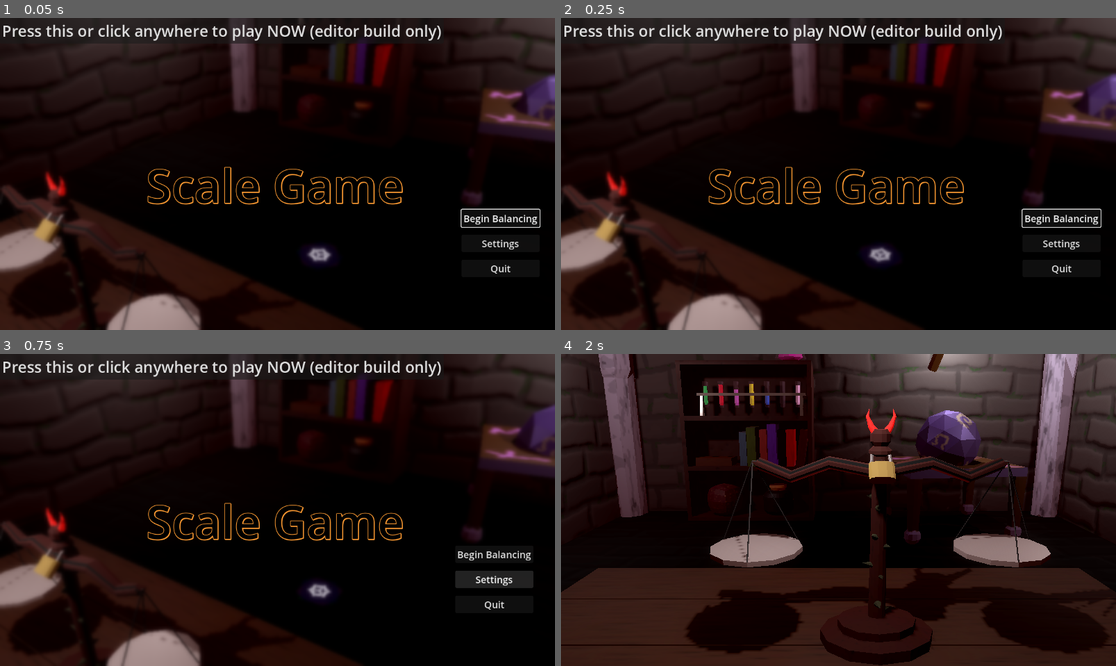
Above: before the commit, frames 1-4 (two rows, left to right).
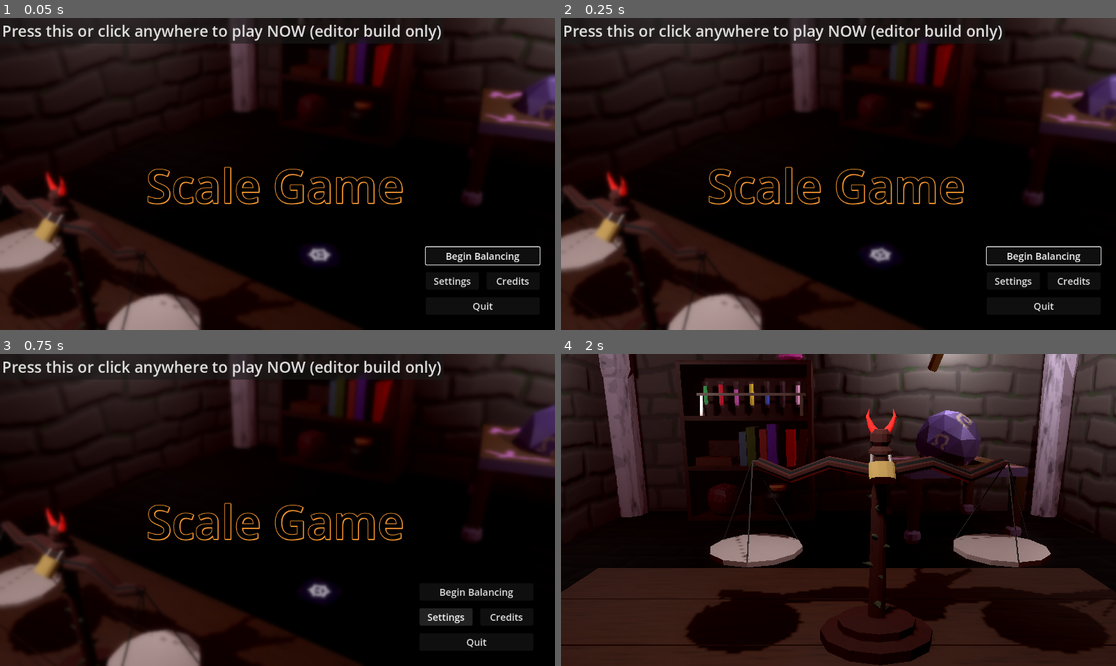
Above: after the commit, the same moments.

Repository: camd67/scale-game
Game: Godot game, scene res://scene/main/main.tscn
Same seed, same stepped clock (60 frames per second), same inputs: the game is played once before the commit and once after it. Sound files missing from this copy of the repository are replaced by a short silence.
Inputs (mouse positions are in pixels of both pictures, inside the frame that each line leads up to):
- Up to frame 1 (0.05 s): no input
- Up to frame 2 (0.25 s): no input
- Up to frame 3 (0.75 s): click "Settings" at 0.5 s
- Up to frame 4 (2 s): move the mouse to (960, 494) at 1.27 s; click (960, 494) at 1.42 s

The runs differ from the first frame. In frame 1, 1.1% of the frame differs, in the area x 76-98%, y 61-94%; in frame 2, 1.1%; in frame 3, 1.6%, in the area x 75-97%, y 63-94%; in frame 4, nothing differs.

Commit message:
Add credits page

Diff:
--- a/scene/ui/credits/credits_data.gd
+++ b/scene/ui/credits/credits_data.gd
@@ -1,5 +1,29 @@
-const third_party_assets = [
+class_name CreditsData
+
+static var developers := [
+	["CamD67", "Programming, VFX, UI"],
+	["TekTiteToe", "Audio, Programming"],
+	["Imbajoe", "3D Assets, Programming"],
+]
+
+static var third_party_assets := [
 	["Particle VFX textures", "https://www.kenney.nl/assets/particle-pack"],
-	["Fire Crackle SFX - TheWoodlandNomad", "https://freesound.org/people/TheWoodlandNomad/sounds/363093/"],
-	["Planet textures", "https://www.solarsystemscope.com"]
+	["Fire Crackle SFX", "https://freesound.org/people/TheWoodlandNomad/sounds/363093/"],
+	["Planet textures", "https://www.solarsystemscope.com", "CC BY 4.0", "https://creativecommons.org/licenses/by/4.0/"]
 ]
+
+
+static func get_credits_data() -> Array:
+	# Credits data will dynamically appear in the credits page of the main menu.
+	# Must be two string elements, with an optional 3rd for license link and 4th for text
+	var credits := []
+
+	credits.append(["GMTK Jam Developers", ""])
+	# What better way to make sure we're all equally shown first than to leave it up to RNG
+	developers.shuffle()
+	credits.append_array(developers)
+
+	credits.append(["Third party assets", ""])
+	credits.append_array(third_party_assets)
+
+	return credits
--- /dev/null
+++ b/scene/ui/main_menu/credits_margin.gd
@@ -0,0 +1,38 @@
+extends MarginContainer
+
+@onready var settings_section: VBoxContainer = %SettingsSection
+
+func _ready() -> void:
+	var credit_data := CreditsData.get_credits_data()
+	# Reverse the credits since we push them all back to index 0 (which re-reverses it)
+	credit_data.reverse()
+
+	for section: Array in credit_data:
+		var hbox := HBoxContainer.new()
+		hbox.add_theme_constant_override("separation", 16)
+
+		var left_label := Label.new()
+		left_label.text = section[0]
+		hbox.add_child(left_label)
+
+		hbox.add_spacer(false)
+
+		var right_label := Label.new()
+		right_label.text = section[1]
+		right_label.size_flags_horizontal = Control.SIZE_EXPAND_FILL
+		right_label.horizontal_alignment = HORIZONTAL_ALIGNMENT_RIGHT
+		hbox.add_child(right_label)
+
+		if right_label.text == "":
+			# Assume that credits without right text are headers
+			left_label.add_theme_font_size_override("font_size", 24)
+
+		if section.size() > 2:
+			# add link in
+			var link := LinkButton.new()
+			link.text = section[2]
+			link.uri = section[3]
+			hbox.add_child(link)
+
+		settings_section.add_child(hbox)
+		settings_section.move_child(hbox, 0)
--- a/scene/ui/main_menu/main_menu.gd
+++ b/scene/ui/main_menu/main_menu.gd
@@ -7,6 +7,8 @@
 @onready var play_button: Button = %PlayButton
 @onready var settings_button: Button = %SettingsButton
 @onready var quit_button: Button = %QuitButton
+@onready var credits_button: Button = %CreditsButton
+@onready var credits_back_button: Button = %CreditsBackButton
 
 
 func _ready() -> void:
@@ -27,6 +29,8 @@
 	settings_button.pressed.connect(_on_settings_button_pressed)
 	quit_button.pressed.connect(_on_quit_button_pressed)
 	settings_back_button.pressed.connect(on_settings_back_button_pressed)
+	credits_back_button.pressed.connect(on_credits_back_pressed)
+	credits_button.pressed.connect(on_credits_pressed)
 
 	get_tree().root.get_viewport().size_changed.connect(on_viewport_size_changed)
 
@@ -42,6 +46,9 @@
 	settings_button.disabled = true
 	play_button.disabled = true
 	quit_button.disabled = true
+	credits_button.disabled = true
+	credits_back_button.disabled = true
+	settings_back_button.disabled = true
 	animation_player.play("remove_main_menu")
 	GameEvents.emit_play_pressed()
 
@@ -56,6 +63,16 @@
 	play_button.grab_focus()
 
 
+func on_credits_back_pressed() -> void:
+	animation_player.play_backwards("credits_in")
+	play_button.grab_focus()
+
+
+func on_credits_pressed() -> void:
+	animation_player.play("credits_in")
+	credits_back_button.grab_focus()
+
+
 func _on_quit_button_pressed() -> void:
 	get_tree().quit()
 
--- a/scene/ui/main_menu/main_menu.tscn
+++ b/scene/ui/main_menu/main_menu.tscn
@@ -1,8 +1,9 @@
-[gd_scene load_steps=12 format=3 uid="uid://dhgqdwpcy37iw"]
+[gd_scene load_steps=15 format=3 uid="uid://dhgqdwpcy37iw"]
 
 [ext_resource type="Script" path="res://scene/ui/main_menu/main_menu.gd" id="1_ay1vl"]
 [ext_resource type="Shader" path="res://scene/ui/main_menu/main_menu.gdshader" id="2_lsi7y"]
 [ext_resource type="Script" path="res://scene/ui/main_menu/settings_menu.gd" id="3_sjsop"]
+[ext_resource type="Script" path="res://scene/ui/main_menu/credits_margin.gd" id="4_p0lg4"]
 
 [sub_resource type="Animation" id="Animation_c48ut"]
 length = 0.001
@@ -51,6 +52,46 @@
 "handle_modes": PackedInt32Array(0),
 "points": PackedFloat32Array(0, -0.25, 0, 0.25, 0),
 "times": PackedFloat32Array(0)
+}
+tracks/4/type = "value"
+tracks/4/imported = false
+tracks/4/enabled = true
+tracks/4/path = NodePath("MarginContainer/CreditsMargin:theme_override_constants/margin_right")
+tracks/4/interp = 1
+tracks/4/loop_wrap = true
+tracks/4/keys = {
+"times": PackedFloat32Array(0),
+"transitions": PackedFloat32Array(1),
+"update": 1,
+"values": [-1000]
+}
+
+[sub_resource type="Animation" id="Animation_66mwr"]
+resource_name = "credits_in"
+length = 1.5
+tracks/0/type = "value"
+tracks/0/imported = false
+tracks/0/enabled = true
+tracks/0/path = NodePath("MarginContainer/CreditsMargin:theme_override_constants/margin_right")
+tracks/0/interp = 2
+tracks/0/loop_wrap = true
+tracks/0/keys = {
+"times": PackedFloat32Array(0.5, 0.9, 1.3),
+"transitions": PackedFloat32Array(1, 1, 1),
+"update": 0,
+"values": [-1000, 54.0, 0.0]
+}
+tracks/1/type = "value"
+tracks/1/imported = false
+tracks/1/enabled = true
+tracks/1/path = NodePath("MarginContainer/MainMargin:theme_override_constants/margin_right")
+tracks/1/interp = 2
+tracks/1/loop_wrap = true
+tracks/1/keys = {
+"times": PackedFloat32Array(0, 0.1, 0.3, 0.9),
+"transitions": PackedFloat32Array(1, 1, 1, 1),
+"update": 0,
+"values": [0.0, -8.0, 57.0, -501.0]
 }
 
 [sub_resource type="Animation" id="Animation_e358b"]
@@ -126,6 +167,7 @@
 [sub_resource type="AnimationLibrary" id="AnimationLibrary_a4f3x"]
 _data = {
 "RESET": SubResource("Animation_c48ut"),
+"credits_in": SubResource("Animation_66mwr"),
 "remove_main_menu": SubResource("Animation_e358b"),
 "settings_in": SubResource("Animation_26jtx")
 }
@@ -162,6 +204,13 @@
 "default": SubResource("Animation_cg0ts")
 }
 
+[sub_resource type="StyleBoxFlat" id="StyleBoxFlat_gpgfv"]
+bg_color = Color(0.26, 0.26, 0.26, 1)
+corner_radius_top_left = 8
+corner_radius_top_right = 8
+corner_radius_bottom_right = 8
+corner_radius_bottom_left = 8
+
 [node name="MainMenu" type="Control"]
 layout_mode = 3
 anchors_preset = 15
@@ -184,6 +233,27 @@
 anchor_bottom = 1.0
 grow_horizontal = 2
 grow_vertical = 2
+
+[node name="Title" type="Label" parent="."]
+layout_mode = 2
+offset_left = 303.347
+offset_top = 281.1
+offset_right = 839.347
+offset_bottom = 413.1
+pivot_offset = Vector2(268, 66)
+theme_override_colors/font_color = Color(0, 0, 0, 1)
+theme_override_colors/font_shadow_color = Color(1, 0.612122, 0.199219, 1)
+theme_override_colors/font_outline_color = Color(1, 0.612122, 0.199219, 1)
+theme_override_constants/outline_size = 5
+theme_override_constants/shadow_outline_size = 5
+theme_override_font_sizes/font_size = 96
+text = "Scale Game"
+
+[node name="TitleAnimationPlayer" type="AnimationPlayer" parent="."]
+libraries = {
+"": SubResource("AnimationLibrary_bycft")
+}
+autoplay = "default"
 
 [node name="MarginContainer" type="MarginContainer" parent="."]
 layout_mode = 1
@@ -231,6 +301,8 @@
 layout_mode = 2
 size_flags_horizontal = 8
 size_flags_vertical = 1
+focus_neighbor_top = NodePath("../../SettingsBackButton")
+focus_previous = NodePath("../../SettingsBackButton")
 max_value = 1.0
 step = 0.01
 
@@ -276,6 +348,50 @@
 [node name="SettingsBackButton" type="Button" parent="MarginContainer/SettingsMargin/Settings Section"]
 unique_name_in_owner = true
 layout_mode = 2
+focus_neighbor_left = NodePath(".")
+focus_neighbor_right = NodePath(".")
+focus_neighbor_bottom = NodePath("../MusicSliderBox/HSlider")
+focus_next = NodePath("../MusicSliderBox/HSlider")
+text = "Back"
+
+[node name="CreditsMargin" type="MarginContainer" parent="MarginContainer"]
+layout_mode = 2
+mouse_filter = 2
+theme_override_constants/margin_right = -1000
+script = ExtResource("4_p0lg4")
+
+[node name="PanelContainer" type="PanelContainer" parent="MarginContainer/CreditsMargin"]
+layout_mode = 2
+size_flags_horizontal = 8
+size_flags_vertical = 8
+theme_override_styles/panel = SubResource("StyleBoxFlat_gpgfv")
+
+[node name="MarginContainer" type="MarginContainer" parent="MarginContainer/CreditsMargin/PanelContainer"]
+layout_mode = 2
+theme_override_constants/margin_left = 16
+theme_override_constants/margin_top = 16
+theme_override_constants/margin_right = 16
+theme_override_constants/margin_bottom = 16
+
+[node name="SettingsSection" type="VBoxContainer" parent="MarginContainer/CreditsMargin/PanelContainer/MarginContainer"]
+unique_name_in_owner = true
+layout_mode = 2
+size_flags_horizontal = 8
+size_flags_vertical = 8
+theme_override_constants/separation = 16
+
+[node name="HSeparator" type="HSeparator" parent="MarginContainer/CreditsMargin/PanelContainer/MarginContainer/SettingsSection"]
+layout_mode = 2
+
+[node name="CreditsBackButton" type="Button" parent="MarginContainer/CreditsMargin/PanelContainer/MarginContainer/SettingsSection"]
+unique_name_in_owner = true
+layout_mode = 2
+focus_neighbor_left = NodePath(".")
+focus_neighbor_top = NodePath(".")
+focus_neighbor_right = NodePath(".")
+focus_neighbor_bottom = NodePath(".")
+focus_next = NodePath(".")
+focus_previous = NodePath(".")
 text = "Back"
 
 [node name="MainMargin" type="MarginContainer" parent="MarginContainer"]
@@ -286,6 +402,7 @@
 [node name="Main Section" type="VBoxContainer" parent="MarginContainer/MainMargin"]
 layout_mode = 2
 size_flags_horizontal = 8
+size_flags_vertical = 8
 theme_override_constants/separation = 16
 
 [node name="PlayButton" type="Button" parent="MarginContainer/MainMargin/Main Section"]
@@ -298,13 +415,35 @@
 theme_override_font_sizes/font_size = 20
 text = "Begin Balancing"
 
-[node name="SettingsButton" type="Button" parent="MarginContainer/MainMargin/Main Section"]
-unique_name_in_owner = true
-layout_mode = 2
-focus_neighbor_left = NodePath(".")
-focus_neighbor_right = NodePath(".")
+[node name="HBoxContainer" type="HBoxContainer" parent="MarginContainer/MainMargin/Main Section"]
+layout_mode = 2
+theme_override_constants/separation = 16
+
+[node name="SettingsButton" type="Button" parent="MarginContainer/MainMargin/Main Section/HBoxContainer"]
+unique_name_in_owner = true
+custom_minimum_size = Vector2(110, 0)
+layout_mode = 2
+focus_neighbor_left = NodePath("../CreditsButton")
+focus_neighbor_top = NodePath("../../PlayButton")
+focus_neighbor_right = NodePath("../CreditsButton")
+focus_neighbor_bottom = NodePath("../../QuitButton")
+focus_next = NodePath("../CreditsButton")
+focus_previous = NodePath("../../PlayButton")
 theme_override_font_sizes/font_size = 20
 text = "Settings"
+
+[node name="CreditsButton" type="Button" parent="MarginContainer/MainMargin/Main Section/HBoxContainer"]
+unique_name_in_owner = true
+custom_minimum_size = Vector2(110, 0)
+layout_mode = 2
+focus_neighbor_left = NodePath("../SettingsButton")
+focus_neighbor_top = NodePath("../../PlayButton")
+focus_neighbor_right = NodePath("../SettingsButton")
+focus_neighbor_bottom = NodePath("../../QuitButton")
+focus_next = NodePath("../../QuitButton")
+focus_previous = NodePath("../SettingsButton")
+theme_override_font_sizes/font_size = 20
+text = "Credits"
 
 [node name="QuitButton" type="Button" parent="MarginContainer/MainMargin/Main Section"]
 unique_name_in_owner = true
@@ -315,24 +454,3 @@
 focus_next = NodePath("../PlayButton")
 theme_override_font_sizes/font_size = 20
 text = "Quit"
-
-[node name="Title" type="Label" parent="."]
-layout_mode = 2
-offset_left = 303.347
-offset_top = 281.1
-offset_right = 839.347
-offset_bottom = 413.1
-pivot_offset = Vector2(268, 66)
-theme_override_colors/font_color = Color(0, 0, 0, 1)
-theme_override_colors/font_shadow_color = Color(1, 0.612122, 0.199219, 1)
-theme_override_colors/font_outline_color = Color(1, 0.612122, 0.199219, 1)
-theme_override_constants/outline_size = 5
-theme_override_constants/shadow_outline_size = 5
-theme_override_font_sizes/font_size = 96
-text = "Scale Game"
-
-[node name="TitleAnimationPlayer" type="AnimationPlayer" parent="."]
-libraries = {
-"": SubResource("AnimationLibrary_bycft")
-}
-autoplay = "default"
